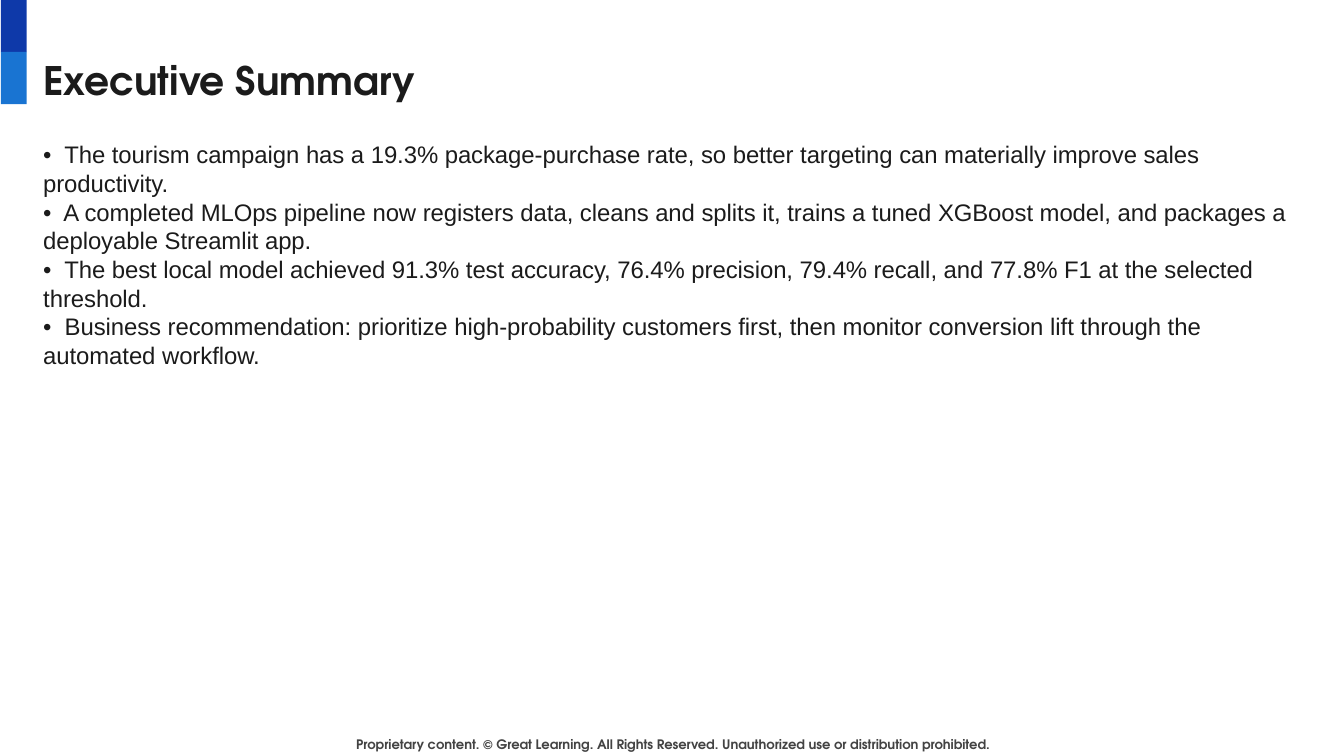
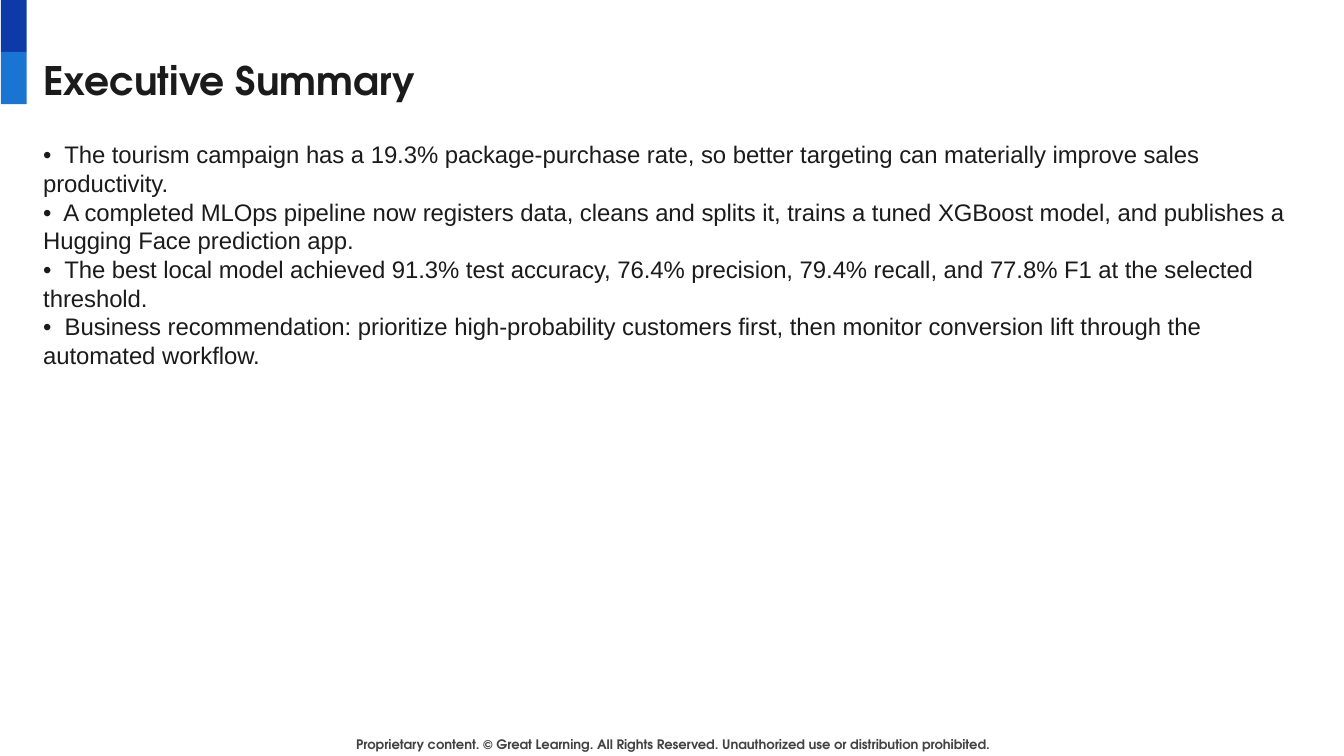
Before and after one commit to mazin903/MLOps-pipeline-on-GitHub, a slide deck: slide 3 of outputs/Tourism_Package_Prediction_MLOps_Presentation.pptx. Drawn at 1344x756 pixels with LibreOffice and Linux fonts; fonts in the diff are those of the drawing; background and template pictures are left out. Boxes give left, top, right and bottom in pixels: in the first picture for what was removed or moved away, otherwise in the second. Text is boxed around its words. In the diff, an @@ line names an element or a change of style, - is before the commit and + after.

```diff
--- a/outputs/Tourism_Package_Prediction_MLOps_Presentation.pptx
+++ b/outputs/Tourism_Package_Prediction_MLOps_Presentation.pptx
@@ text at [43,203,1284,254]: text changed @@
-• A completed MLOps pipeline now registers data, cleans and splits it, trains a tuned XGBoost model, and packages a deployable Streamlit app.
+• A completed MLOps pipeline now registers data, cleans and splits it, trains a tuned XGBoost model, and publishes a Hugging Face prediction app.
```
Also in this commit, not shown: 3 other slides changed, 15 other files.
